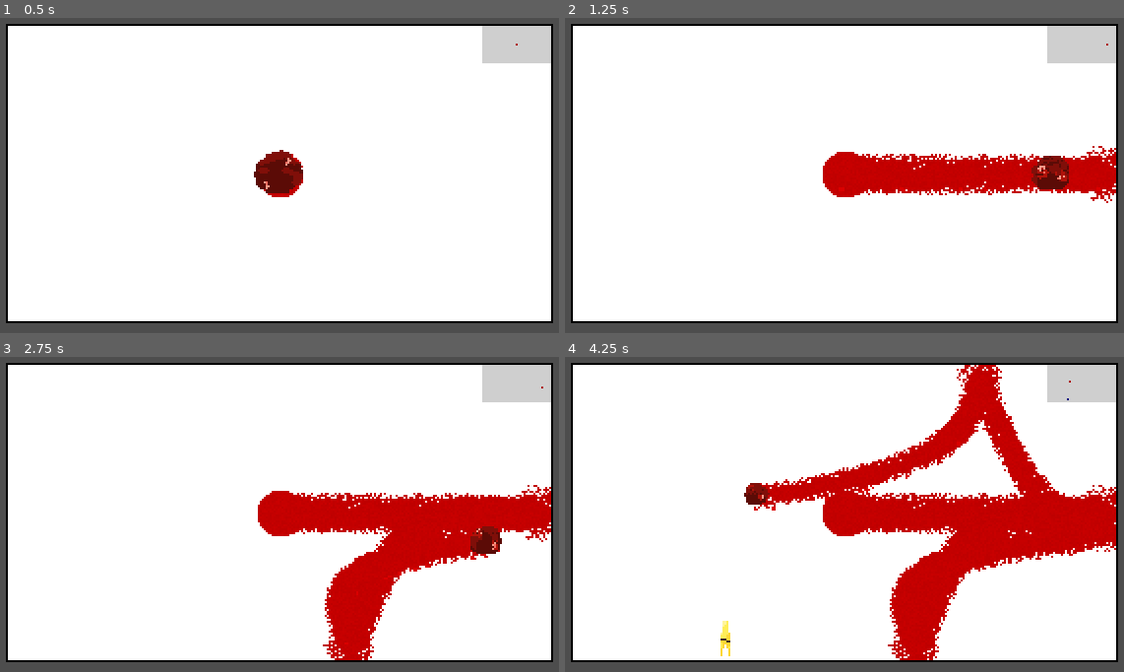
Above: before the commit, frames 1-4 (two rows, left to right).
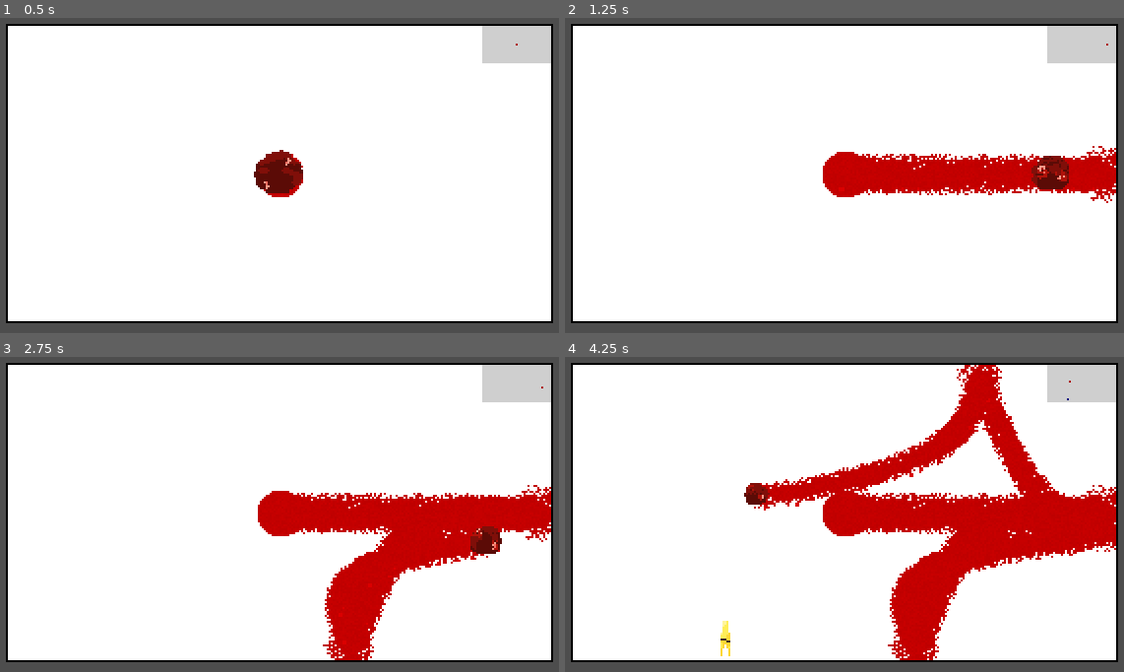
Above: after the commit, the same moments.

Repository: fawfle/blood-jam-cu
Game: Godot game, scene res://scenes/main.tscn
The game is run twice, just before and just after one commit, with the same random seed, the same clock (stepped at 60 frames per second) and the same inputs.
Inputs:
- Up to frame 1 (0.5 s): no input
- Up to frame 2 (1.25 s): tap Enter at 0.5 s; hold D (right) from 0.53 s (still down); tap Shift (dash) at 0.6 s
- Up to frame 3 (2.75 s): release D (right) at 1.28 s; hold S (backward) 1.28-2.03 s; tap Enter at 1.35 s; hold D (right) from 2.03 s (still down); tap Backspace at 2.1 s
- Up to frame 4 (4.25 s): release D (right) at 2.78 s; hold W (forward) 2.78-3.53 s; tap 0 at 2.85 s; hold A (left) from 3.53 s (still down); tap 9 at 3.6 s

Frame 1 is identical in both runs. In frame 2, less than 0.1% of the frame differs, in the area x 60-96%, y 53-55%; in frame 3, less than 0.1%; in frame 4, less than 0.1%, in the area x 33-76%, y 13-49%.

Commit message:
updated player effect

Diff:
--- a/scenes/player/player.tscn
+++ b/scenes/player/player.tscn
@@ -252,6 +252,7 @@
 rotation = 1.8901916
 amount = 10
 texture = SubResource("GradientTexture2D_qek5x")
+lifetime = 1.25
 preprocess = 4.32
 randomness = 1.0
 lifetime_randomness = 0.8
